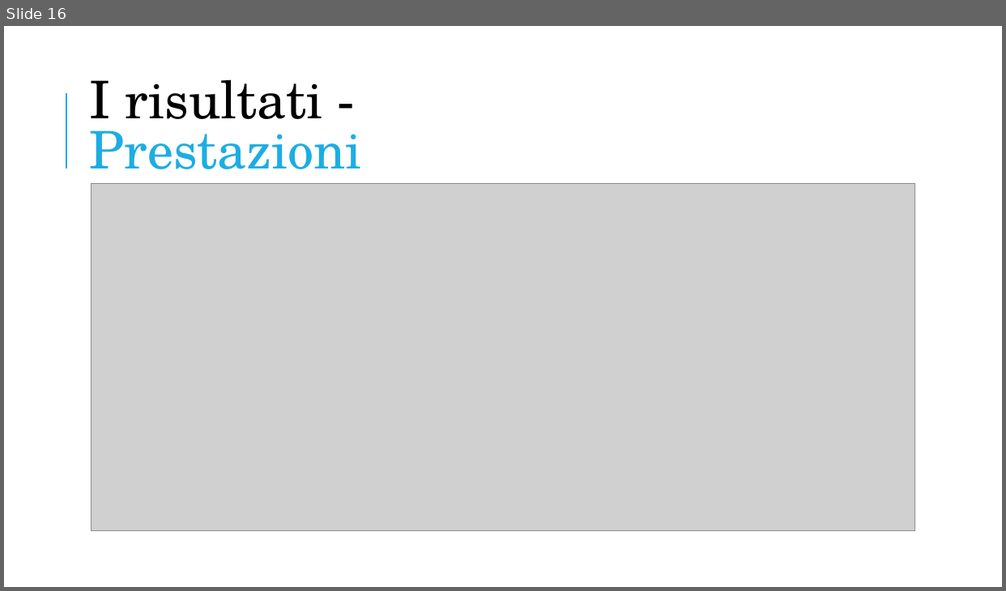
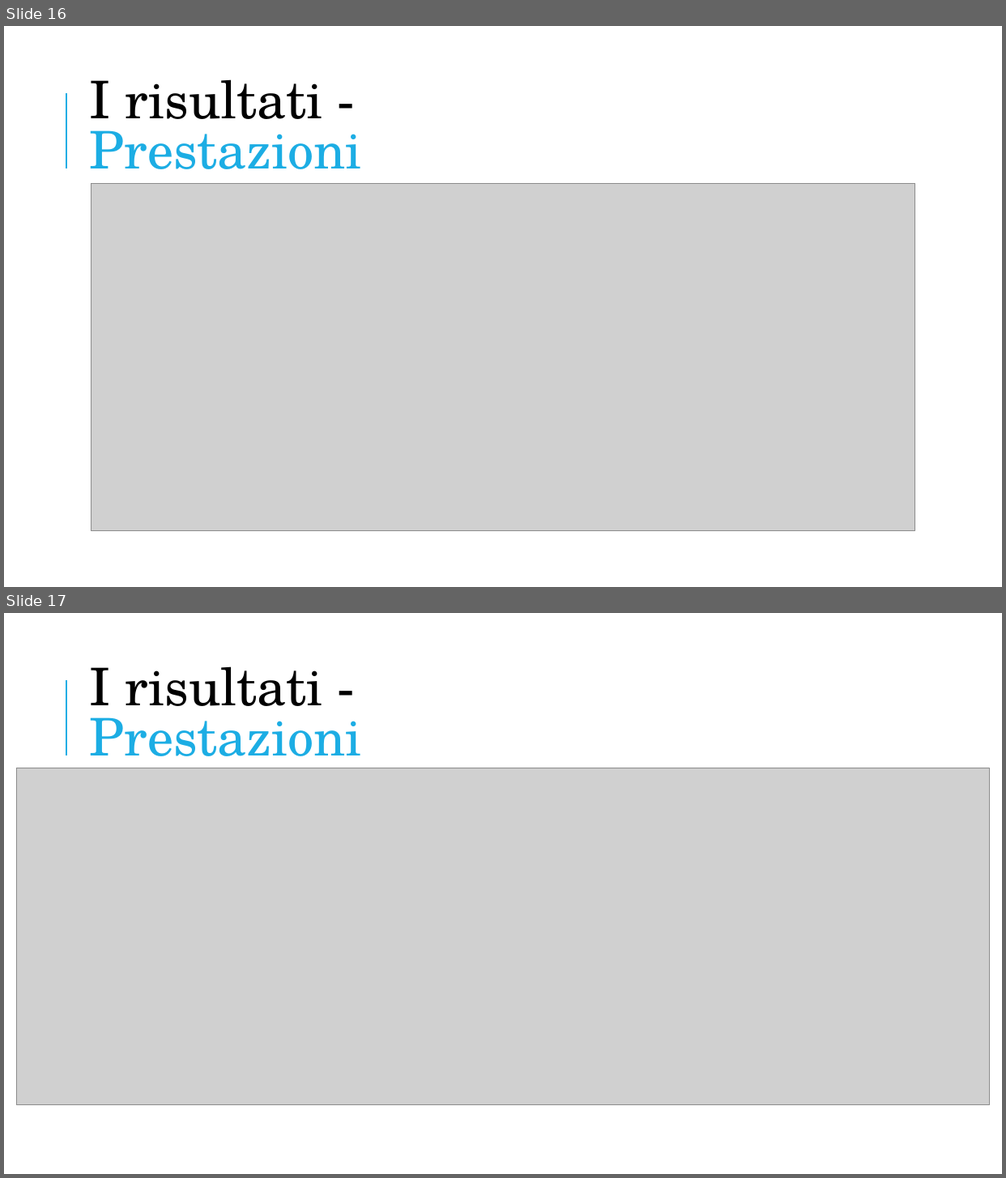
Before and after one commit to Church-17/YesWeKAN, a slide deck: Presentazione_YesWeKAN.pptx. Shown one above the other, each under a label of ours: slide 16 before the commit, slides 16 and 17 after it. The pictures are 1006x591 and 1006x1178 pixels, drawn with LibreOffice and Linux fonts; fonts in the diff are those of the drawing; grey boxes stand for pictures. Boxes give left, top, right and bottom in pixels: in the first picture for what was removed or moved away, otherwise in the second. Text is boxed around its words. In the diff, an @@ line names an element or a change of style, - is before the commit and + after.

```diff
--- a/Presentazione_YesWeKAN.pptx
+++ b/Presentazione_YesWeKAN.pptx
@@ slide 17 added at [4,613,1002,1174], background #FFFFFF; not listed: 1 template element that a slide beside it also shows @@
@@ title added at [90,666,362,770], 50 pt, text #000000 @@
+I risultati - Prestazioni
@@ picture added at [17,768,989,1105] @@
```
Also in this commit, not shown: 1 slide changed.
